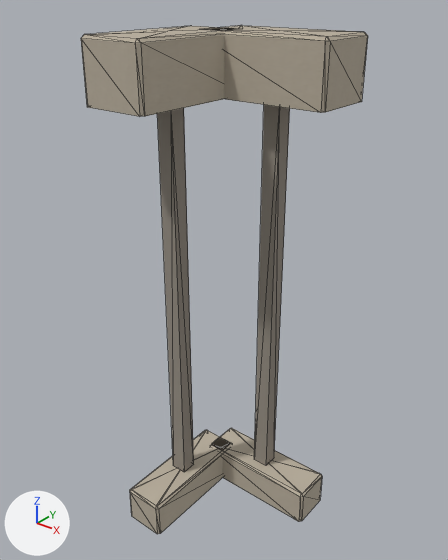
An edit to the glTF model assets/environments/outdoor/props/porch_railing_corner.glb, drawn before and after from the same camera.
One viewpoint serves both versions: a 50 mm lens placed at (0.599, -0.757, 1.121), pointed at (-0.018, 0.015, 0.643). Arrows for +X, +Y and +Z are at lower left; the lights stay in place. The first picture is the older version. Mesh edges are drawn as thin lines. Vertices at exactly the same position are counted once.

The older version as bpy lines, for what is in view:
```python
me_outdoor_porch_railing_corner = bpy.data.meshes.new('outdoor_porch_railing_corner')
me_outdoor_porch_railing_corner.from_pydata(...)  # 120 vertices, 216 faces; spans x -0.15..0.15, y -0.15..0.15, z 0.14..1.05
# faces by material slot: [192, 24]
me_outdoor_porch_railing_corner.materials.append(mat_railing_timber)
me_outdoor_porch_railing_corner.materials.append(mat_railing_metal)
ob_outdoor_porch_railing_corner = bpy.data.objects.new('outdoor_porch_railing_corner', me_outdoor_porch_railing_corner)
ob_outdoor_porch_railing_corner.location = (0.0, 0.0, 0.0)
```
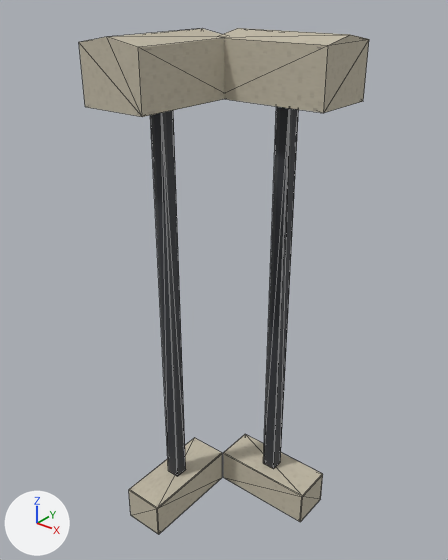
Where the change shows, as pixel boxes (x1, y1, x2, y2) in the pictures (448 x 560 px):
'outdoor_porch_railing_corner', reshaped
    before: (81, 25, 368, 534)
    after: (79, 28, 369, 534)
part 1 of me_outdoor_porch_railing_corner, rebuilt (10% narrower)
    before: (205, 25, 368, 113)
    after: (222, 28, 369, 113)
part 2 of me_outdoor_porch_railing_corner, rebuilt (8% narrower, 8% shorter)
    before: (130, 430, 231, 534)
    after: (129, 438, 222, 534)
part 3 of me_outdoor_porch_railing_corner, rebuilt (8% narrower)
    before: (81, 26, 239, 117)
    after: (79, 28, 224, 117)
part 4 of me_outdoor_porch_railing_corner, rebuilt (9% narrower, 6% shorter)
    before: (212, 428, 322, 522)
    after: (223, 434, 323, 522)
part 5 of me_outdoor_porch_railing_corner, rebuilt
    before: (254, 105, 290, 466)
    after: (263, 106, 298, 469)
part 6 of me_outdoor_porch_railing_corner, rebuilt
    before: (157, 108, 194, 472)
    after: (150, 110, 186, 476)

What the commit changed:
Picture 'porch_railing_corner' (img_porch_railing_corner) is new.
Material 'glass' (mat_glass) is new.
Its texture is img_porch_railing_corner.
Its metallic is 0.2.
Its roughness is 0.67.
Material 'post' (mat_post) is new.
Its texture is img_porch_railing_corner.
Its roughness is 0.87.
me_outdoor_porch_railing_corner is used by ob_outdoor_porch_railing_corner; location (0.0, 0.0, 0.0).
me_outdoor_porch_railing_corner had 120 vertices, 216 faces and spanned x -0.15..0.15, y -0.15..0.15, z 0.14..1.05.
me_outdoor_porch_railing_corner no longer uses material mat_railing_timber.
me_outdoor_porch_railing_corner no longer uses material mat_railing_metal.
me_outdoor_porch_railing_corner now has 116 vertices, 208 faces and spans x -0.15..0.15, y -0.15..0.15, z 0.14..1.05.
me_outdoor_porch_railing_corner part 1: the loose piece of 26 vertices spanning x -0.09..0.15, y 0.03..0.15, z 0.95..1.05 is rebuilt with 10 vertices and now spans x -0.05..0.15, y 0.03..0.15, z 0.95..1.05, in mat_post (picture img_porch_railing_corner).
me_outdoor_porch_railing_corner part 2: the loose piece of 26 vertices spanning x -0.13..-0.05, y -0.15..0.09, z 0.14..0.21 is rebuilt with 24 vertices and now spans x -0.13..-0.05, y -0.15..0.05, z 0.14..0.21, in mat_post (picture img_porch_railing_corner).
me_outdoor_porch_railing_corner part 3: the loose piece of 26 vertices spanning x -0.15..-0.03, y -0.15..0.09, z 0.95..1.05 is rebuilt with 10 vertices and now spans x -0.15..-0.03, y -0.15..0.05, z 0.95..1.05, in mat_post (picture img_porch_railing_corner).
me_outdoor_porch_railing_corner part 4: the loose piece of 26 vertices spanning x -0.09..0.15, y 0.05..0.13, z 0.14..0.21 is rebuilt with 24 vertices and now spans x -0.05..0.15, y 0.05..0.13, z 0.14..0.21, in mat_post (picture img_porch_railing_corner).
me_outdoor_porch_railing_corner part 5: the loose piece of 8 vertices spanning x 0.015..0.045, y 0.075..0.105, z 0.21..0.95 is rebuilt with 24 vertices and now spans x 0.037..0.063, y 0.077..0.103, z 0.21..0.95, in mat_glass (picture img_porch_railing_corner).
me_outdoor_porch_railing_corner part 6: the loose piece of 8 vertices spanning x -0.105..-0.075, y -0.045..-0.015, z 0.21..0.95 is rebuilt with 24 vertices and now spans x -0.103..-0.077, y -0.063..-0.037, z 0.21..0.95, in mat_glass (picture img_porch_railing_corner).
me_outdoor_porch_railing_corner gains material mat_post (picture img_porch_railing_corner).
me_outdoor_porch_railing_corner gains material mat_glass (picture img_porch_railing_corner).
